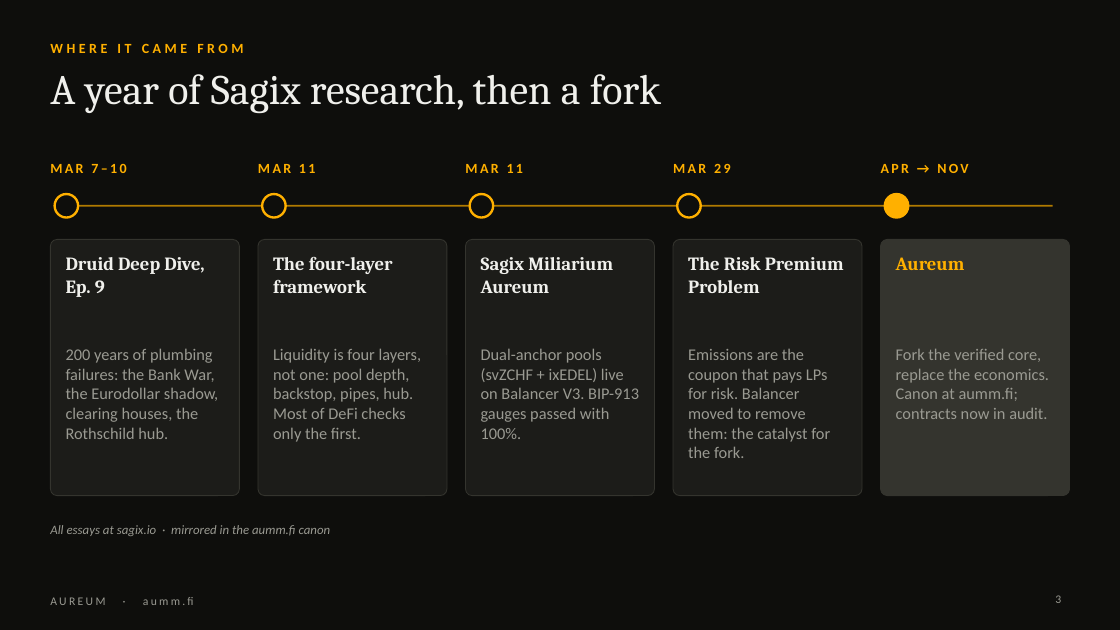
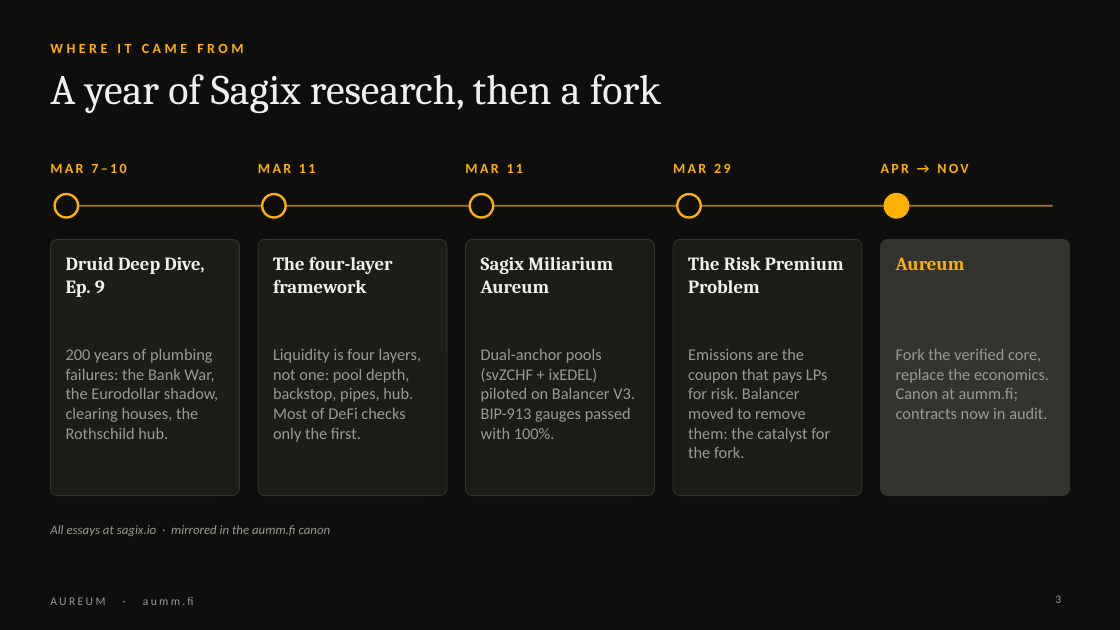
Before and after one commit to aummfi-bit/aumm-site, a slide deck: slide 3 of decks/Aureum_Intro_Nevin.pptx. Drawn at 1120x630 pixels with LibreOffice and Linux fonts; fonts in the diff are those of the drawing. Boxes give left, top, right and bottom in pixels: in the first picture for what was removed or moved away, otherwise in the second. Text is boxed around its words. In the diff, an @@ line names an element or a change of style, - is before the commit and + after.

```diff
--- a/decks/Aureum_Intro_Nevin.pptx
+++ b/decks/Aureum_Intro_Nevin.pptx
@@ text at bbox=[481, 348, 635, 439]: text changed @@
-Dual-anchor pools (svZCHF + ixEDEL) live on Balancer V3. BIP-913 gauges passed with 100%.
+Dual-anchor pools (svZCHF + ixEDEL) piloted on Balancer V3. BIP-913 gauges passed with 100%.
```
Also in this commit, not shown: 10 other slides changed, 1 slide added, 1 other file.
